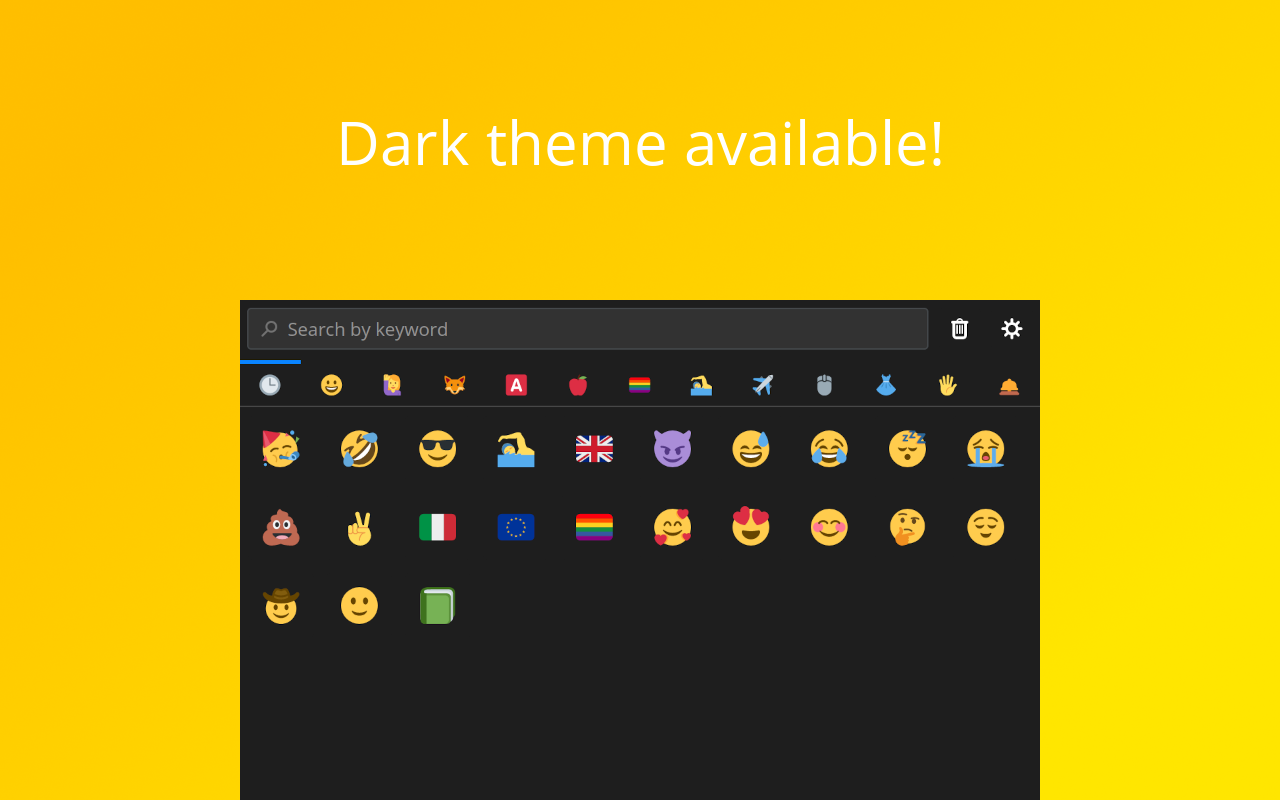
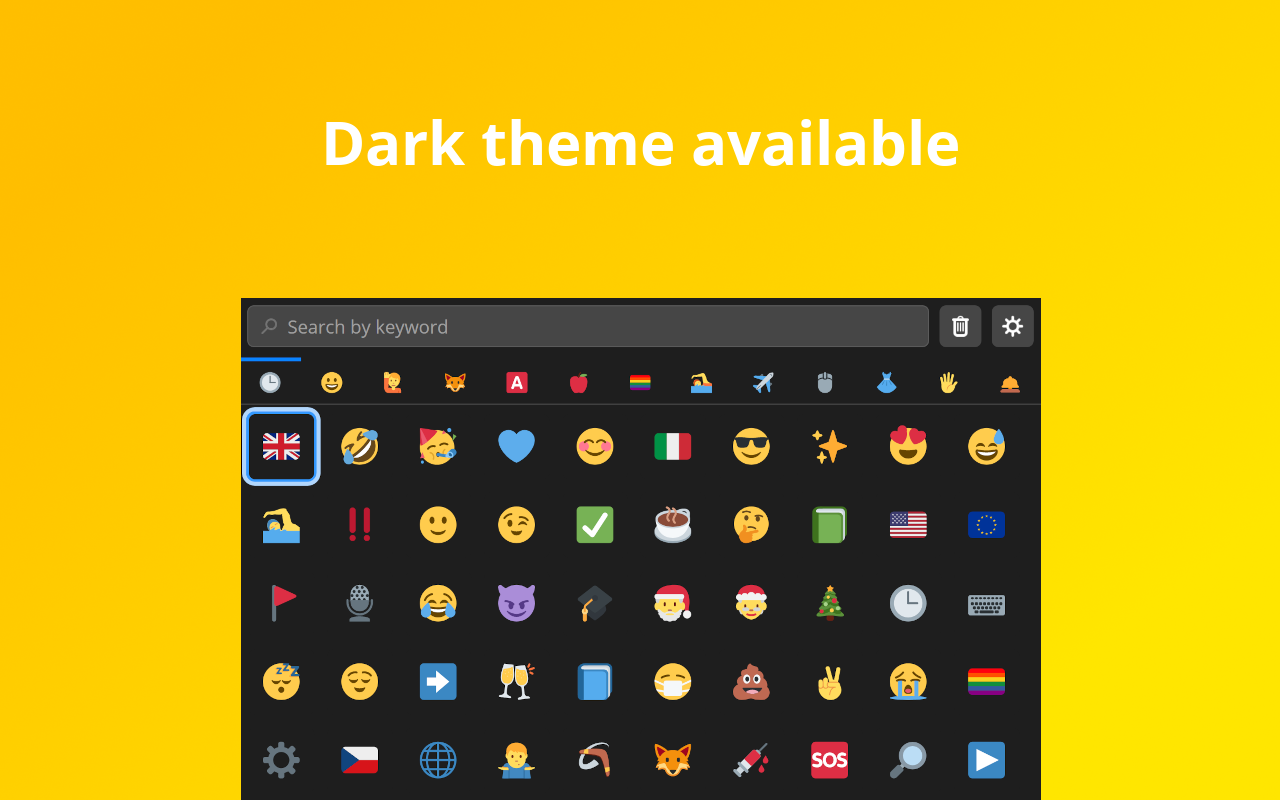
Comparing the layer stacks of the two 1280 x 800 images. Changes:
painted on "Text" over [326, 119, 958, 166]
renamed "Screenshot from 2020-09-22 22-53-07@2x.png" to "Pasted Layer", painted on it over [240, 298, 1041, 800]
